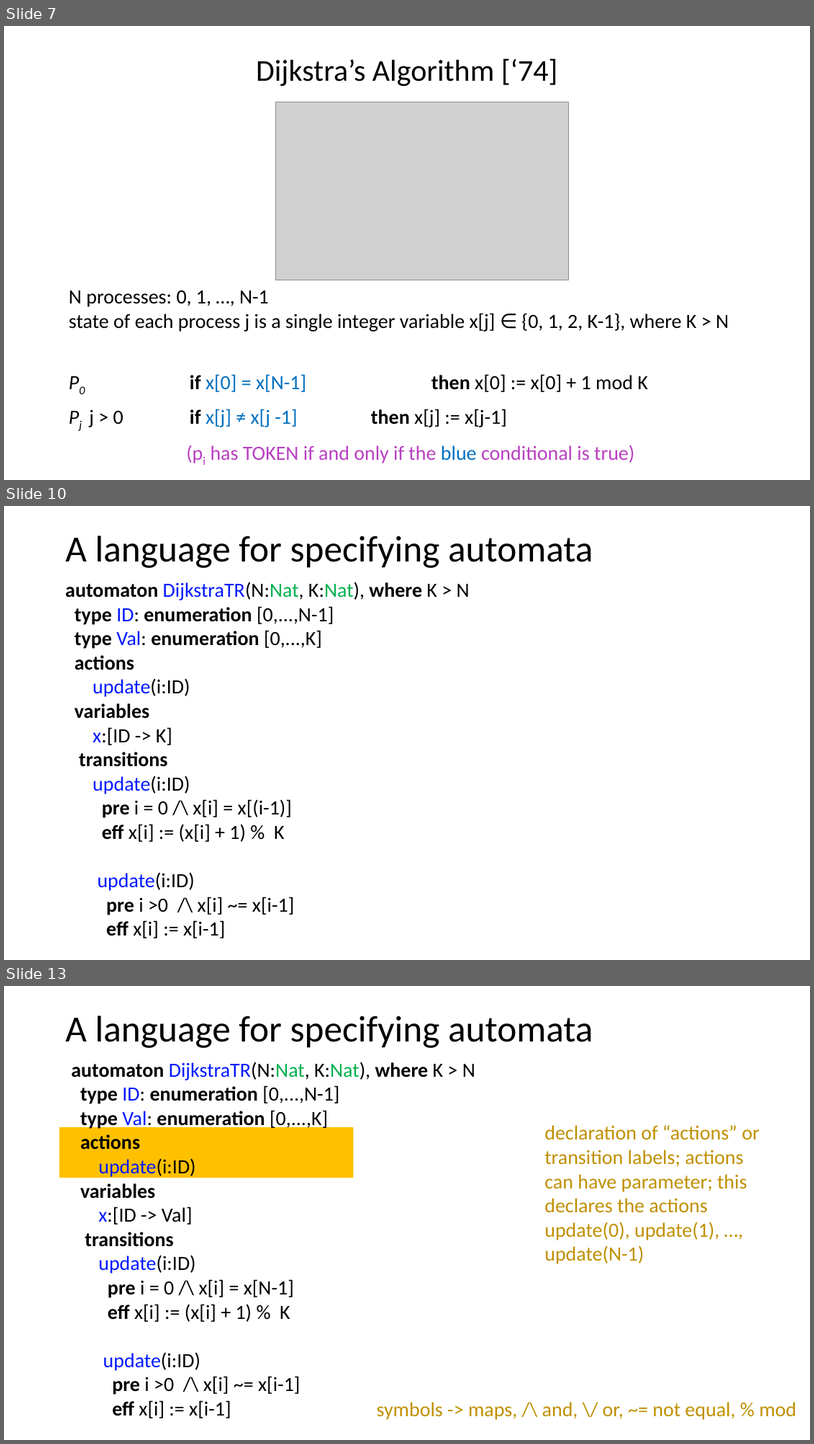
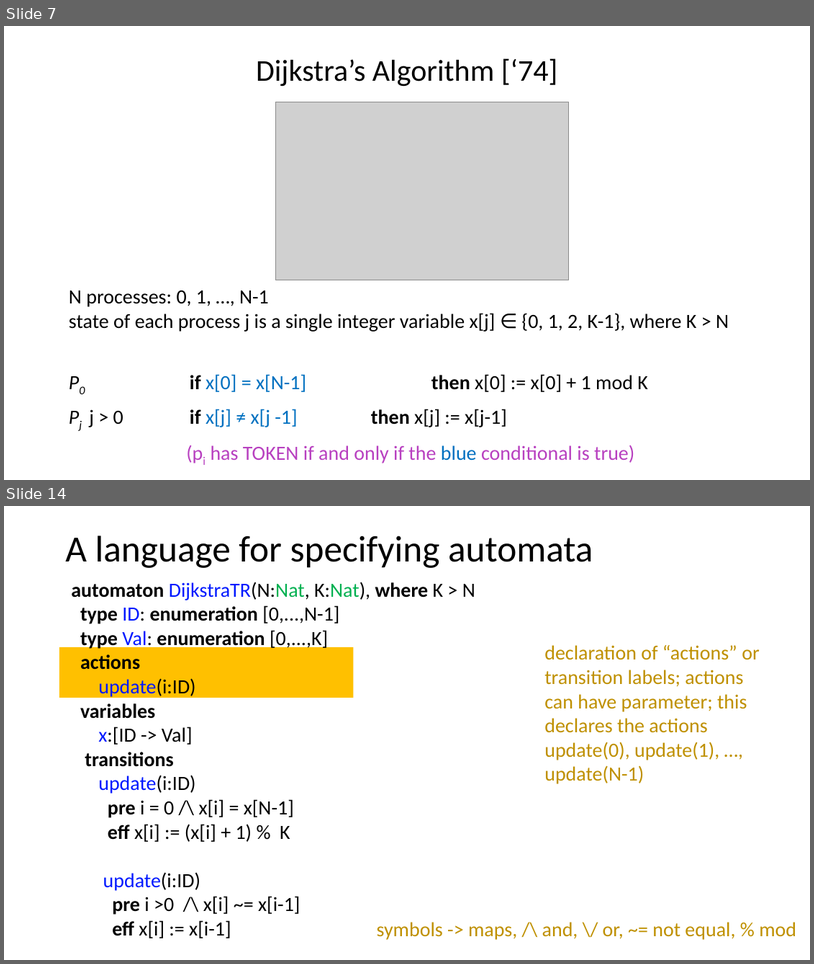
Before and after one commit to sayanmitracode/cpsbooksite, a slide deck: Slides/2025/L2_ModelingComputation.pptx. Shown one above the other, each under a label of ours: slides 7, 10 and 13 before the commit, slides 7 and 14 after it; the slides between them are not shown. The pictures are 814x1444 and 814x964 pixels, drawn with LibreOffice and Linux fonts; fonts in the diff are those of the drawing; grey boxes stand for pictures. Boxes give left, top, right and bottom in pixels: in the first picture for what was removed or moved away, otherwise in the second. Text is boxed around its words. In the diff, an @@ line names an element or a change of style, - is before the commit and + after.

Commit message:
working through timer_agent, and dijkstra

```diff
--- a/Slides/2025/L2_ModelingComputation.pptx
+++ b/Slides/2025/L2_ModelingComputation.pptx
@@ slide 10 removed at box(4, 506, 810, 960), background #FFFFFF @@
@@ title removed at box(65, 536, 594, 568) @@
-A language for specifying automata
@@ text removed at box(65, 582, 470, 938) @@
-automaton DijkstraTR(N:Nat, K:Nat), where K > N
-type ID: enumeration [0,...,N-1]
-type Val: enumeration [0,...,K]
-actions
-update(i:ID)
-variables
-x:[ID -> K]
-transitions
-update(i:ID)
-pre i = 0 /\ x[i] = x[(i-1)]
-eff x[i] := (x[i] + 1) % K
-update(i:ID)
-pre i >0 /\ x[i] ~= x[i-1]
-eff x[i] := x[i-1]
@@ what was slide 13 is now slide 14 @@
```
Also in this commit, not shown: 2 slides changed, 4 slides added, 2 other slides removed, 5 other files.
